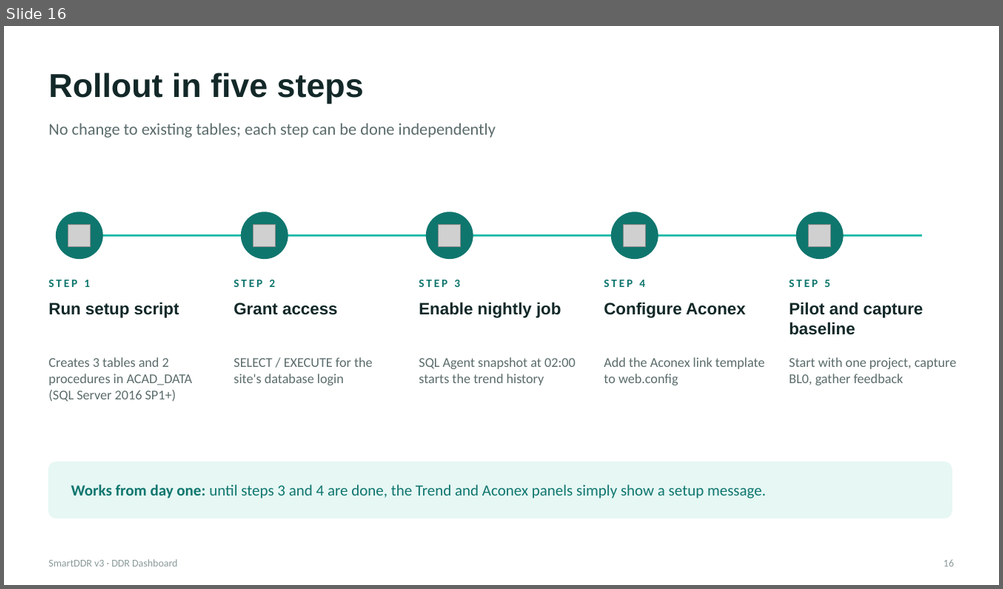
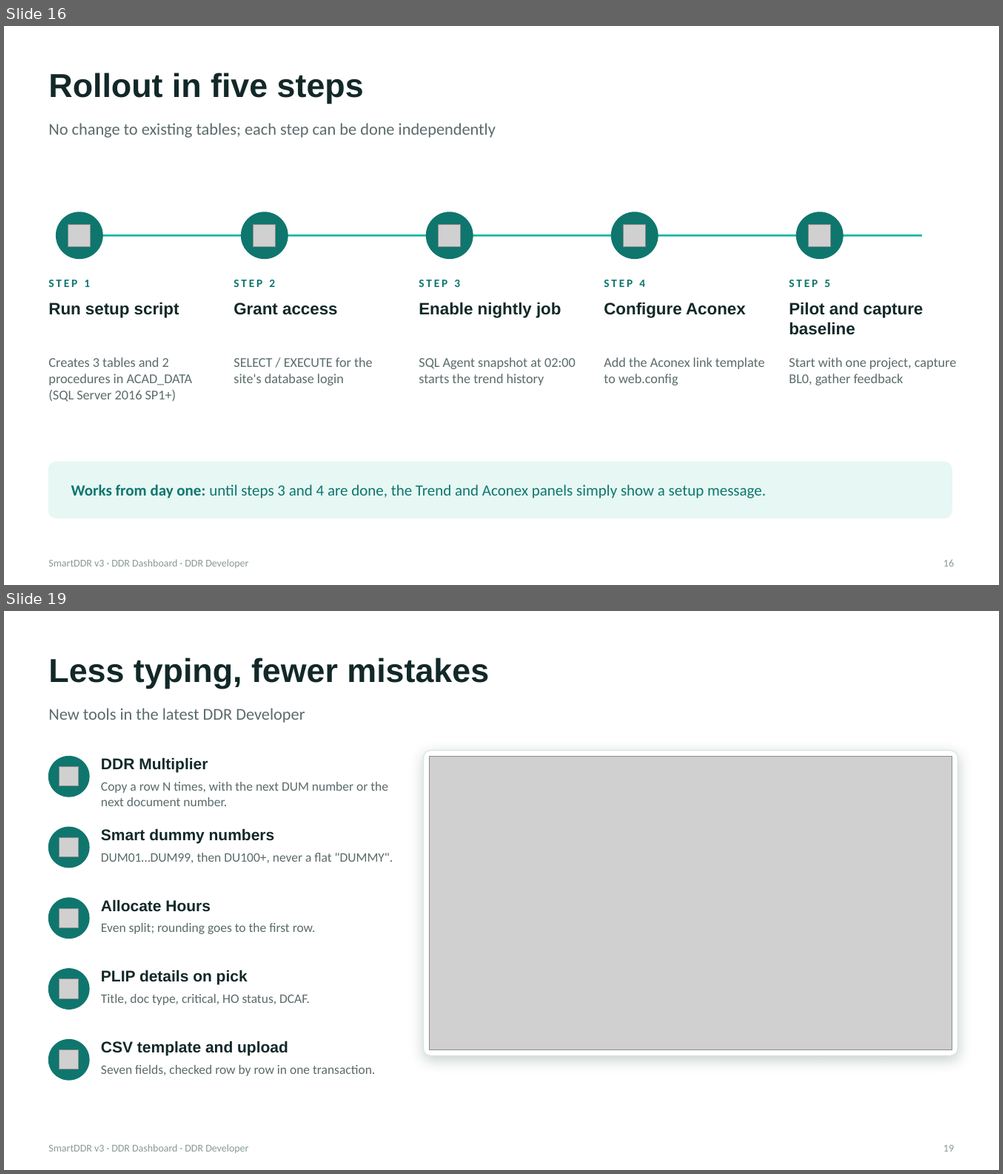
Before and after one commit to habeebpm/BlazerTest, a slide deck: SmartDDRv3/presentation/SmartDDR-Presentation.pptx. Shown one above the other, each under a label of ours: slide 16 before the commit, slides 16 and 19 after it; the slides between them are not shown. The pictures are 1003x589 and 1003x1174 pixels, drawn with LibreOffice and Linux fonts; fonts in the diff are those of the drawing; grey boxes stand for pictures; background and template pictures are left out. Boxes give left, top, right and bottom in pixels: in the first picture for what was removed or moved away, otherwise in the second. Text is boxed around its words. In the diff, an @@ line names an element or a change of style, - is before the commit and + after.

```diff
--- a/SmartDDRv3/presentation/SmartDDR-Presentation.pptx
+++ b/SmartDDRv3/presentation/SmartDDR-Presentation.pptx
@@ slide 19 added at [4,611,999,1170], background picture (left out) @@
@@ text added at [48,658,489,688], 32 pt, text #132828, bold @@
+Less typing, fewer mistakes
@@ text added at [48,708,304,723], 16 pt, text #5B6B6B @@
+New tools in the latest DDR Developer
@@ ellipse added at [48,757,89,797], fill #0F766E, outline #0F766E 1 pt @@
@@ text added at [101,758,208,773], 15 pt, text #132828, bold @@
+DDR Multiplier
@@ rounded rectangle added at [424,751,958,1056], fill #FFFFFF, outline #D5E6E2 0.75 pt @@
@@ picture added at [430,757,951,1051] @@
@@ picture added at [60,767,79,786] @@
@@ text added at [101,782,388,806], 12.5 pt, text #5B6B6B @@
+Copy a row N times, with the next DUM number or the next document number.
@@ ellipse added at [48,827,89,868], fill #0F766E, outline #0F766E 1 pt @@
@@ text added at [101,829,275,843], 15 pt, text #132828, bold @@
+Smart dummy numbers
@@ picture added at [60,838,79,857] @@
@@ text added at [101,853,393,863], 12.5 pt, text #5B6B6B @@
+DUM01…DUM99, then DU100+, never a flat "DUMMY".
@@ ellipse added at [48,898,89,939], fill #0F766E, outline #0F766E 1 pt @@
@@ picture added at [60,908,79,928] @@
@@ text added at [101,900,210,912], 15 pt, text #132828, bold @@
+Allocate Hours
@@ text added at [101,923,316,934], 12.5 pt, text #5B6B6B @@
+Even split; rounding goes to the first row.
@@ ellipse added at [48,969,89,1009], fill #0F766E, outline #0F766E 1 pt @@
@@ picture added at [60,980,79,999] @@
@@ text added at [101,970,247,985], 15 pt, text #132828, bold @@
+PLIP details on pick
@@ text added at [101,994,310,1005], 12.5 pt, text #5B6B6B @@
+Title, doc type, critical, HO status, DCAF.
@@ ellipse added at [48,1040,89,1080], fill #0F766E, outline #0F766E 1 pt @@
@@ picture added at [60,1051,79,1070] @@
@@ text added at [101,1041,288,1056], 15 pt, text #132828, bold @@
+CSV template and upload
@@ text added at [101,1065,375,1076], 12.5 pt, text #5B6B6B @@
+Seven fields, checked row by row in one transaction.
@@ text added at [48,1145,248,1153], 10 pt, text #8A9A98 @@
+SmartDDR v3 · DDR Dashboard · DDR Developer
@@ text added at [943,1145,953,1152], 10 pt, text #8A9A98 @@
+19
@@ slide 16 changed as well @@
@@ text at [48,560,248,568]: text changed @@
-SmartDDR v3 · DDR Dashboard
+SmartDDR v3 · DDR Dashboard · DDR Developer
```
Also in this commit, not shown: 15 other slides changed, 3 other slides added.
